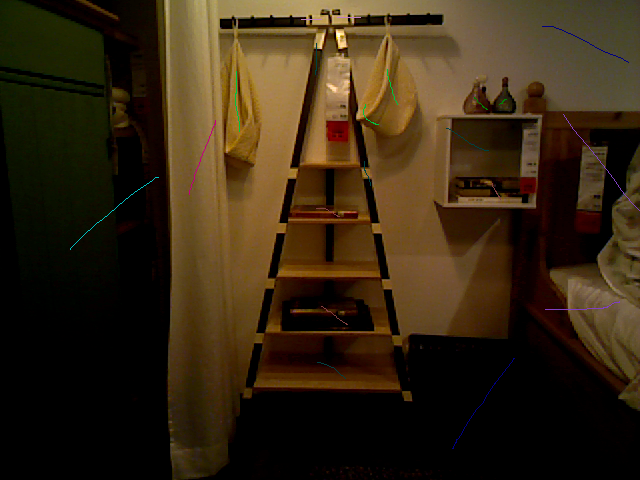
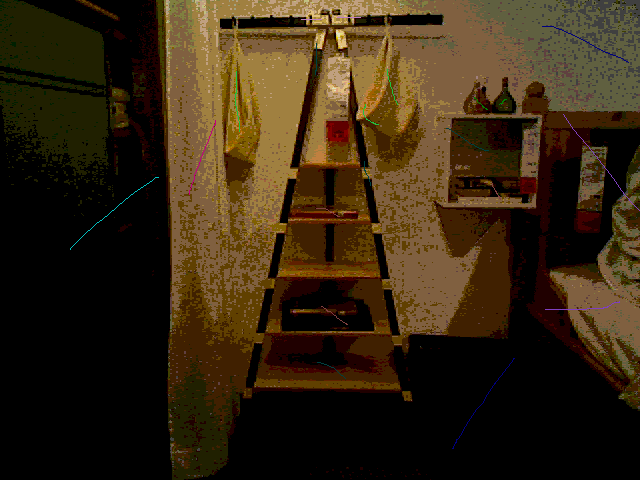
Revision of a layered 640 x 480 image; what changed, layer by layer:
painted on "Layer #1" over 235, 69, 398, 132
painted on "11.png" over 0, 0, 640, 480
